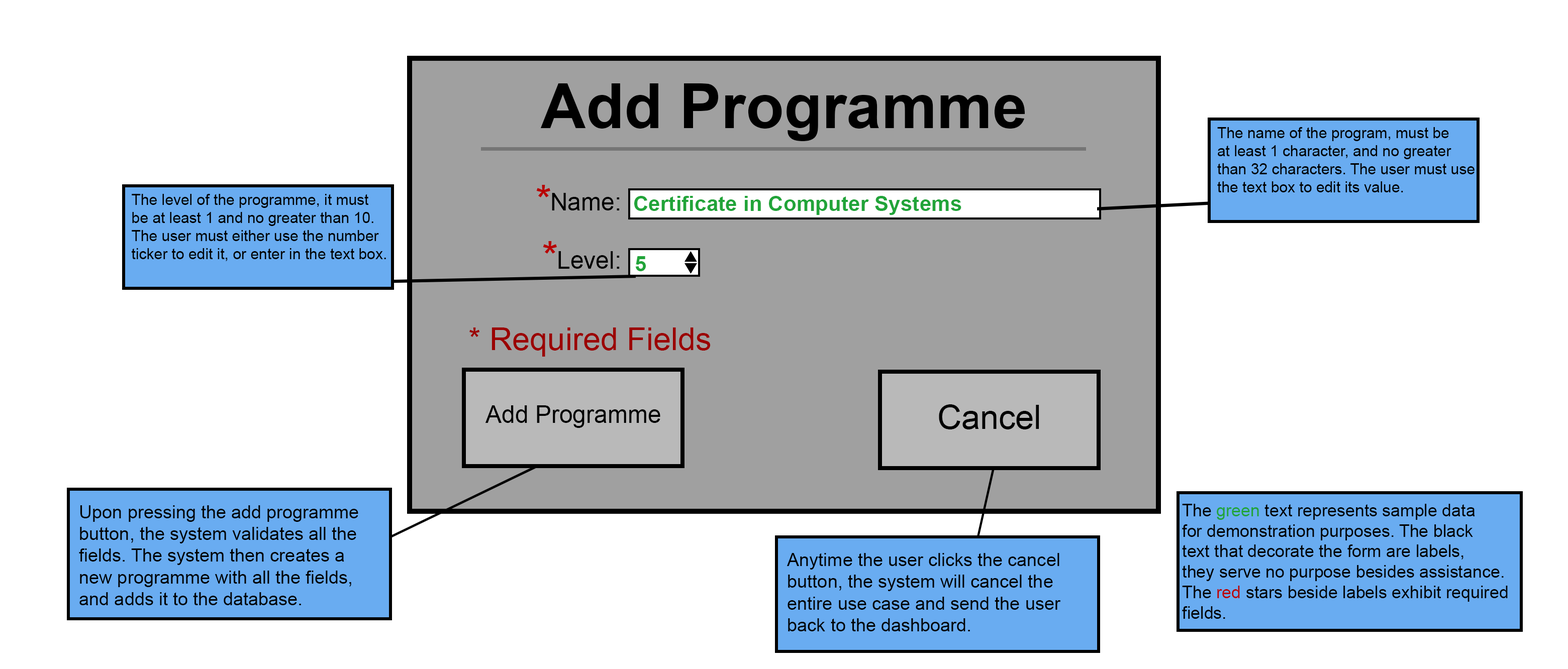
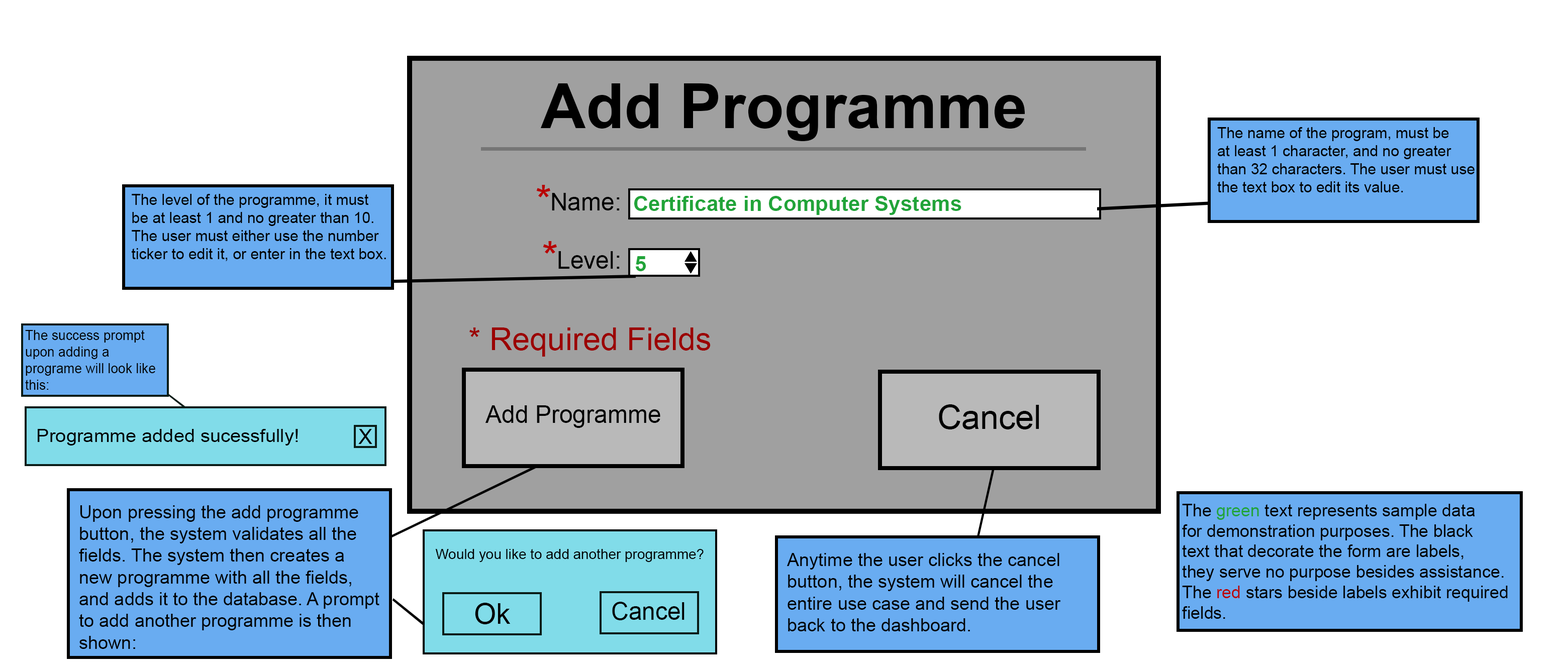
Before/after of a 1568px x 669px layered artwork. What changed in the layer stack:
painted on "txt" (5th of 6, in "annotations" › "add course button") over [left=78, top=592, right=380, bottom=650]
added layer "txt" (6th of 6, in "annotations" › "add course button") in group "add course button" over [left=435, top=549, right=704, bottom=563]
added layer "no" in group "add course button" over [left=599, top=591, right=700, bottom=635]
added layer "Cancel" in group "add course button" over [left=612, top=602, right=685, bottom=621]
added layer "Ok" in group "add course button" over [left=474, top=603, right=511, bottom=625]
added layer "yes" in group "add course button" over [left=442, top=592, right=542, bottom=636]
added layer "box" (5th of 8, in "annotations" › "add course button") in group "add course button" over [left=422, top=529, right=718, bottom=655]
added layer "line" (4th of 6, in "annotations" › "add course button") in group "add course button" over [left=392, top=598, right=426, bottom=626]
added layer "Programme added sucessfully!" in group "add course button" over [left=37, top=429, right=299, bottom=446]
added layer "box" (6th of 8, in "annotations" › "add course button") in group "add course button" over [left=24, top=406, right=387, bottom=467]
added layer "The success prompt upon adding a programe will look like this:" in group "add course button" over [left=25, top=330, right=156, bottom=390]
added layer "box" (7th of 8, in "annotations" › "add course button") in group "add course button" over [left=21, top=323, right=169, bottom=398]
added layer "Line 1" in group "add course button" over [left=154, top=384, right=224, bottom=438]
painted on "box" (8th of 8, in "annotations" › "add course button") over [left=66, top=487, right=392, bottom=660]
painted on "line" (5th of 6, in "annotations" › "add course button") over [left=241, top=487, right=534, bottom=609]
…and 2 more changes (2 added)
